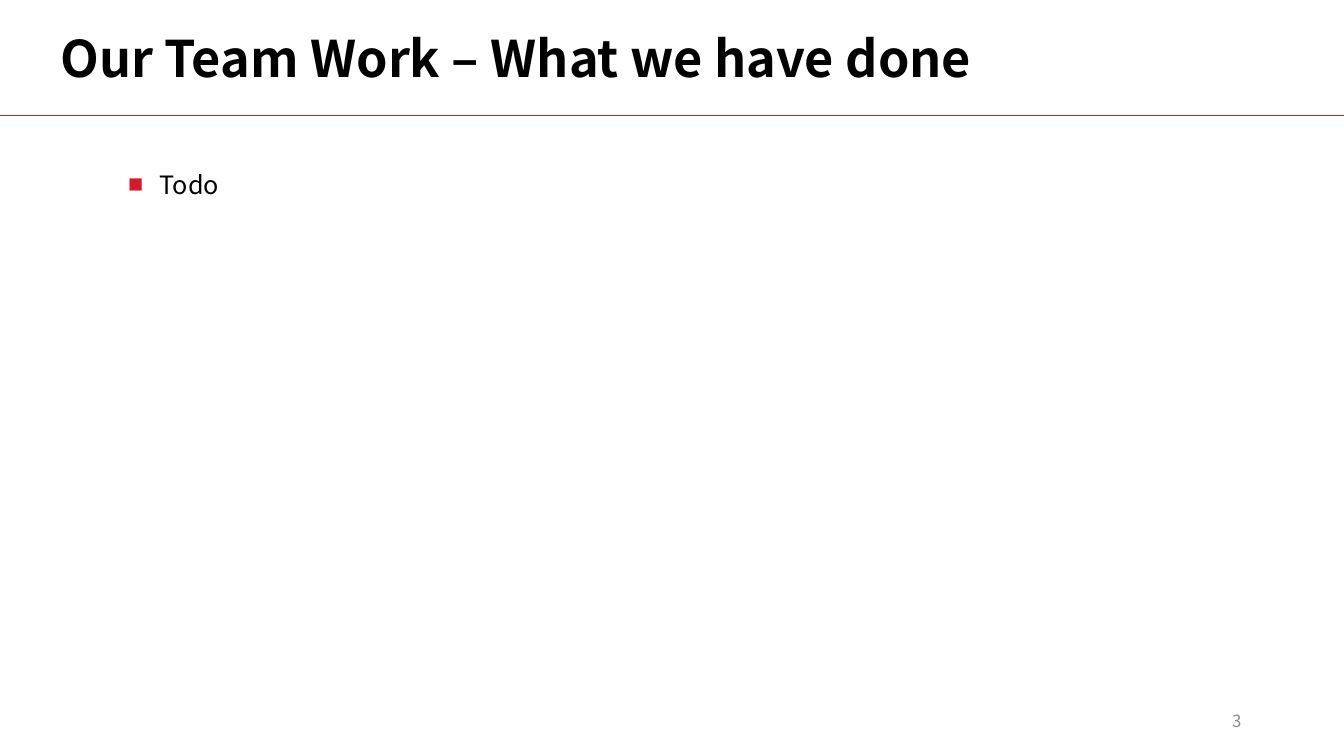
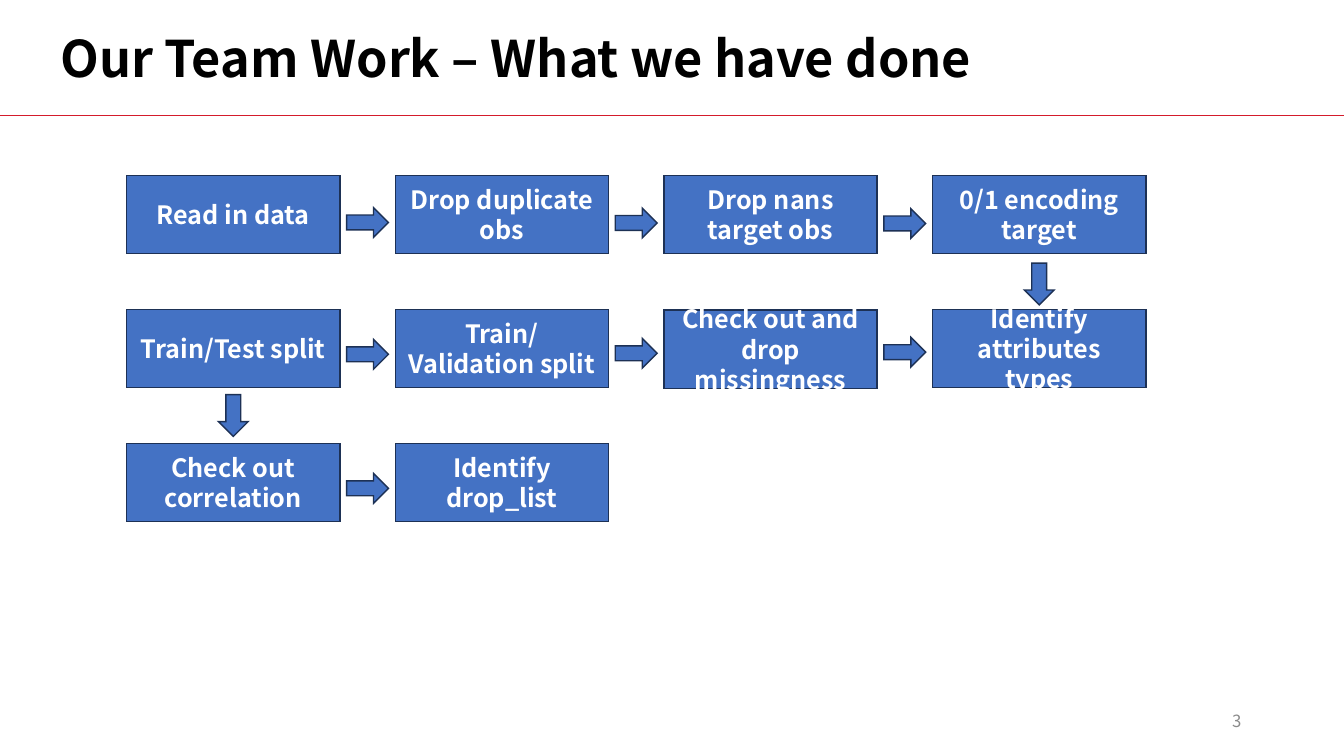
Before and after one commit to LiyangSong/Advertisement-CTR-Prediction, a slide deck: slide 3 of submissions/phase3/stepvii.pptx. Drawn at 1344x756 pixels with LibreOffice and Linux fonts; fonts in the diff are those of the drawing. Boxes give left, top, right and bottom in pixels: in the first picture for what was removed or moved away, otherwise in the second. Text is boxed around its words. In the diff, an @@ line names an element or a change of style, - is before the commit and + after.

```diff
--- a/submissions/phase3/stepvii.pptx
+++ b/submissions/phase3/stepvii.pptx
@@ rectangle added at bbox=[127, 175, 341, 254], fill #4472C4, outline #1E3256 1 pt, 18 pt, text #FFFFFF, bold @@
+Read in data
@@ text removed at bbox=[160, 174, 219, 195] @@
-■ Todo
@@ rectangle added at bbox=[395, 175, 609, 254], fill #4472C4, outline #1E3256 1 pt, 18 pt, text #FFFFFF, bold @@
+Drop duplicate obs
@@ rectangle added at bbox=[664, 175, 878, 254], fill #4472C4, outline #1E3256 1 pt, 18 pt, text #FFFFFF, bold @@
+Drop nans target obs
@@ rectangle added at bbox=[933, 175, 1146, 254], fill #4472C4, outline #1E3256 1 pt, 18 pt, text #FFFFFF, bold @@
+0/1 encoding target
@@ right arrow added at bbox=[347, 208, 389, 238], fill #4472C4, outline #1E3256 1 pt @@
@@ right arrow added at bbox=[615, 209, 657, 239], fill #4472C4, outline #1E3256 1 pt @@
@@ right arrow added at bbox=[884, 209, 927, 239], fill #4472C4, outline #1E3256 1 pt @@
@@ right arrow added at bbox=[1024, 263, 1055, 306], fill #4472C4, outline #1E3256 1 pt @@
@@ rectangle added at bbox=[127, 310, 341, 388], fill #4472C4, outline #1E3256 1 pt, 18 pt, text #FFFFFF, bold @@
+Train/Test split
@@ rectangle added at bbox=[395, 310, 609, 388], fill #4472C4, outline #1E3256 1 pt, 18 pt, text #FFFFFF, bold @@
+Train/Validation split
@@ rectangle added at bbox=[664, 311, 878, 389], fill #4472C4, outline #1E3256 1 pt, 18 pt, text #FFFFFF, bold @@
+Check out and drop missingness
@@ rectangle added at bbox=[933, 310, 1146, 388], fill #4472C4, outline #1E3256 1 pt, 18 pt, text #FFFFFF, bold @@
+Identify attributes types
@@ right arrow added at bbox=[347, 340, 389, 370], fill #4472C4, outline #1E3256 1 pt @@
@@ right arrow added at bbox=[615, 339, 657, 369], fill #4472C4, outline #1E3256 1 pt @@
@@ right arrow added at bbox=[884, 338, 927, 368], fill #4472C4, outline #1E3256 1 pt @@
@@ right arrow added at bbox=[219, 395, 249, 438], fill #4472C4, outline #1E3256 1 pt @@
@@ rectangle added at bbox=[127, 444, 341, 522], fill #4472C4, outline #1E3256 1 pt, 18 pt, text #FFFFFF, bold @@
+Check out correlation
@@ rectangle added at bbox=[395, 444, 609, 522], fill #4472C4, outline #1E3256 1 pt, 18 pt, text #FFFFFF, bold @@
+Identify drop_list
@@ right arrow added at bbox=[347, 474, 389, 504], fill #4472C4, outline #1E3256 1 pt @@
```
Also in this commit, not shown: 1 other slide changed, 19 other files.
